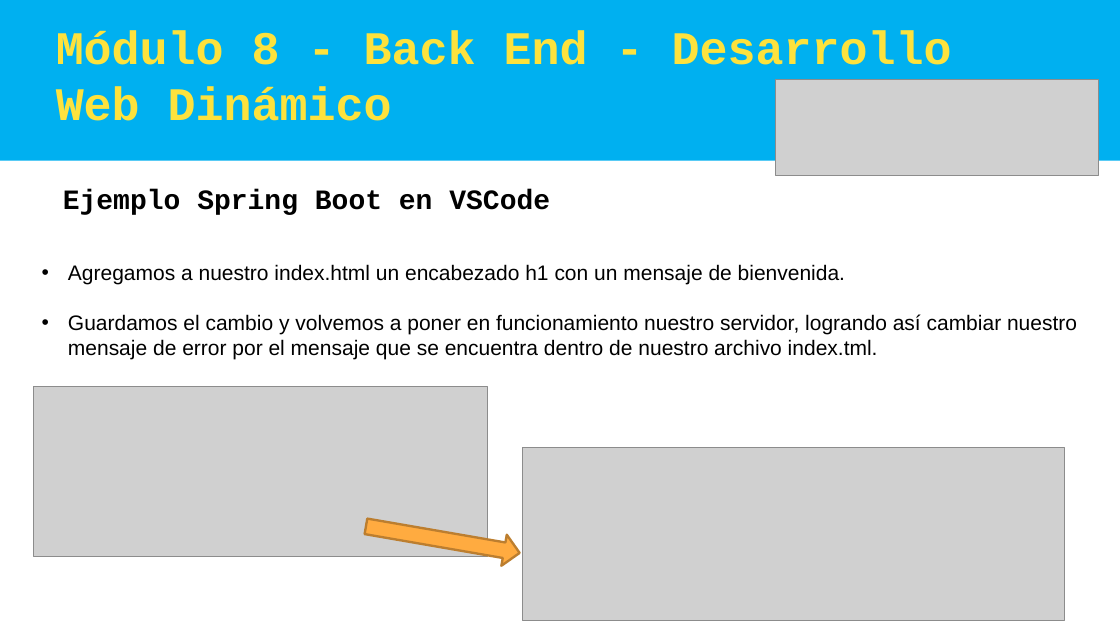
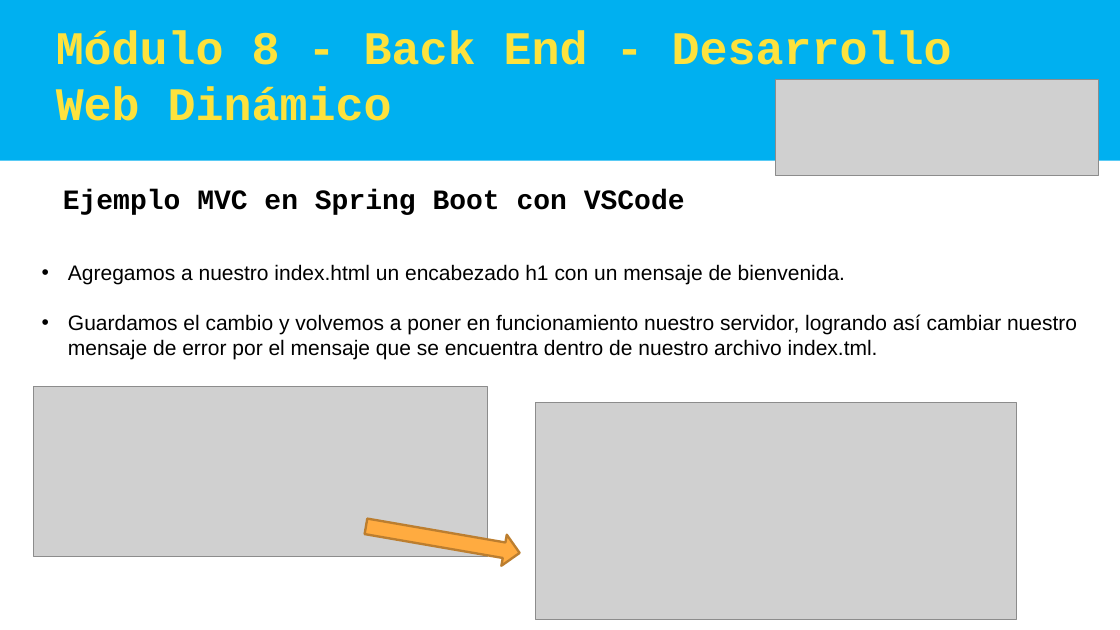
Before and after one commit to cesarprogramador/Angular, a slide deck: slide 19 of Argentina Programa - SpringBoot MVC.pptx (slide 15 before the commit). Drawn at 1120x630 pixels with LibreOffice and Linux fonts; fonts in the diff are those of the drawing; grey boxes stand for pictures. Boxes give left, top, right and bottom in pixels: in the first picture for what was removed or moved away, otherwise in the second. Text is boxed around its words. In the diff, an @@ line names an element or a change of style, - is before the commit and + after.

```diff
--- a/Argentina Programa - SpringBoot MVC.pptx
+++ b/Argentina Programa - SpringBoot MVC.pptx
@@ text at (63,189,685,215): text changed @@
-Ejemplo Spring Boot en VSCode
+Ejemplo MVC en Spring Boot con VSCode
@@ picture: place and size @@
-picture at (523,448,1065,621)
+picture at (535,402,1016,619)
```
Also in this commit, not shown: 18 other slides changed, 31 slides added, 1 slide removed.
